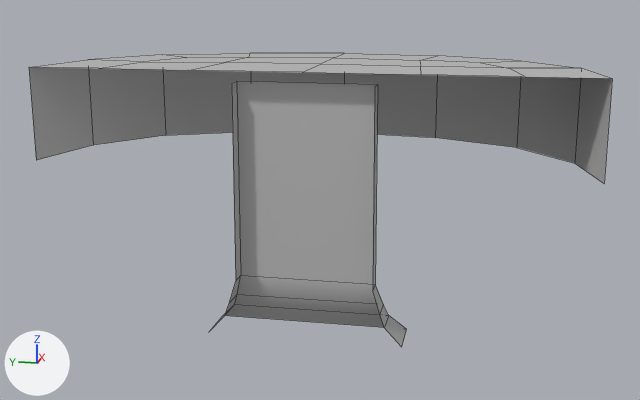
Before and after pictures for a commit that changed the FBX model Assets/FBX/Mesh_RoundTable.fbx.
Rendered twice from a camera (50 mm lens) standing at (-0.05963, 0.00288, -0.03111) and looking at (-0.03695, 0.00742, -0.03678). The lights are fixed; the arrows at lower left show +X, +Y and +Z. Mesh edges are drawn as thin lines. Where no turn or scale is listed for an object, it has been applied to the vertices.

The first picture shows 'RoundTable'.
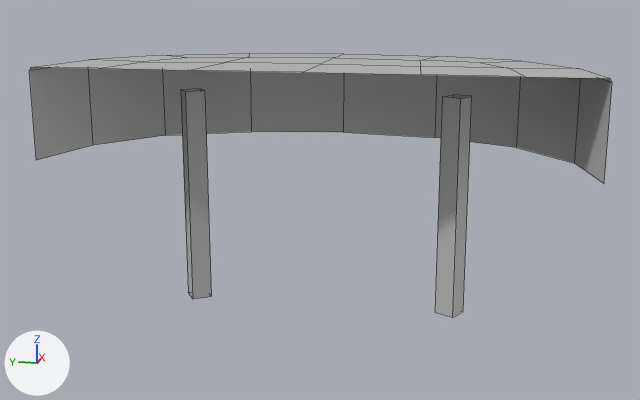
Pixel boxes [x1, y1, x2, y2] of what changed, in the pictures (640 x 400 px):
'RoundTable', reshaped (10% shorter)
    before: [29, 53, 612, 347]
    after: [29, 53, 612, 318]
part 1 of me_mesh, deleted
    before: [210, 81, 407, 347]
part 2 of me_mesh, built on
    before: [29, 53, 612, 184]
    after: [29, 53, 612, 318]

What the commit changed:
me_mesh is used by ob_roundtable; location (-0.03683, 0.00729, -0.03639).
me_mesh had 53 vertices, 36 faces and spanned x -0.00284..0.00284, y -0.0068..0.0068, z -0.00327..0.00327.
me_mesh now has 58 vertices, 40 faces and spans x -0.00284..0.00284, y -0.0068..0.0068, z -0.00327..0.00327.
me_mesh part 1: the loose piece of 20 vertices spanning x -0.00284..-0.00167, y -0.00243..0.00243, z -0.00327..0.00298 is deleted.
Part 2, on me_mesh:
9 vertices are removed from x -0.00284..0.00284, y -0.0068..0.0068, z 0.00327.
16 faces are deleted.
12 vertices are added at x -0.00284..0.00011, y -0.00675..0.00676, z -0.00327..0.00327.
9 new vertices lie (0.0, 0.0, 0.00222) away from vertices in x -0.00284..0.00284, y -0.0068..0.0068, z 0.00096.
5 new vertices lie (-0.00006, 0.0, 0.00009) away from vertices in x 0.00132..0.00284, y -0.00498..0.00498, z 0.00318.
8 new vertices lie (0.0, 0.0, 0.00575) away from vertices in x -0.00064..0.00011, y -0.00377..0.00392, z -0.00327.
32 new faces join them.
